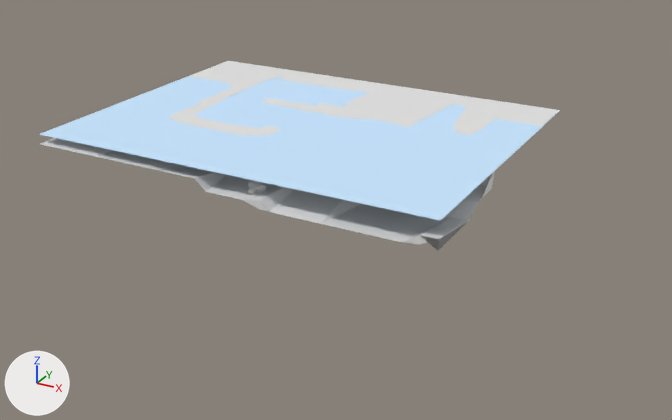
A saved change to the Blender file eurathlon2015-underwater/data/eurathlon/environment/map.blend.
One viewpoint serves both versions: a 50 mm camera at (1192.0, -2020.0, 775.0) aimed at (183.0, -185.0, -143.0). The axes (+X, +Y, +Z) are drawn at lower left. The lights are the same throughout.

The first picture shows 'Plane', 'Suzanne.002', 'Water'.
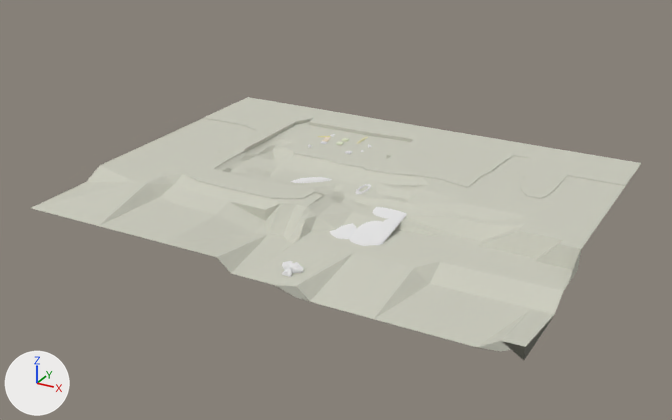
Where the newer file only moved an object's origin or applied its transform, the numbers keep the older frame.

What differs and where, as boxes [x1, y1, x2, y2] in the pictures (672 x 420 px):
'Plane', recoloured, mesh moved (white to grey): before [40, 61, 560, 251]; after [31, 97, 641, 360]
'Water', hidden: before [39, 62, 556, 220]
'Cylinder', reshaped, moved, turned, rescaled (not visible before): after [349, 207, 407, 246]
'Suzanne.002', mesh moved: before [248, 181, 266, 194]; after [282, 261, 303, 277]
'Cone.001', reshaped, moved, turned, rescaled (not visible before): after [329, 223, 357, 239]

Diff of the bpy script that builds the scene:
```diff
--- a/eurathlon2015-underwater/data/eurathlon/environment/map.blend.py
+++ b/eurathlon2015-underwater/data/eurathlon/environment/map.blend.py
@@ mat_material_006 @@
+mat_material_006 = diffuse_material('Material.006')
+mat_material_006.base_color = (0.605, 0.607, 0.523)  # light grey #ccccbf
@@ me_cone_001 @@
 me_cone_001.from_pydata(...)  # 33 vertices, 33 faces; spans x -1.0..1.0, y -1.0..1.0, z -1.0..1.0
 # used by ob_cone_001; location = (85.0, -144.0, -35.0); rotation_euler = (0.0818, 0.0, 0.0), in degrees (4.7, 0, 0); scale = (43.1, -91.1, 3.41)
+# me_cone_001 part 1: the whole mesh is multiplied about its middle by the matrix ((43.108, 0.0, 0.0), (0.0, -90.811, -0.279), (0.0, -7.448, 3.397))
@@ me_cylinder @@
 me_cylinder.from_pydata(...)  # 64 vertices, 34 faces; spans x -1.0..1.0, y -1.0..1.0, z -1.0..1.0
 # used by ob_cylinder; location = (138.0, -166.0, -38.0); rotation_euler = (-1.397, 0.0, 0.0), in degrees (-80, 0, 0); scale = (37.2, -4.82, 100.0)
+# me_cylinder part 2: the whole mesh is multiplied about its middle by the matrix ((37.165, 0.0, 0.0), (0.0, -0.832, 98.924), (0.0, 4.743, 17.354))
@@ me_plane_001 @@
 me_plane_001.from_pydata(...)  # 1376 vertices, 1323 faces; spans x -1.0..1.0, y -1.0..1.0, z -66.3..1.0
 # used by ob_plane; location = (0.0, 0.0, 0.0); scale = (550.0, 419.0, 1.0)
+# me_plane_001 part 3: the whole mesh is moved by (0.5, -0.7, 0.0)
+me_plane_001.materials.append(mat_material_006)  # light grey #ccccbf
@@ me_suzanne_002 @@
 me_suzanne_002.from_pydata(...)  # 507 vertices, 500 faces; spans x -1.37..1.37, y -0.85..0.85, z -0.98..0.98
 # used by ob_suzanne_002; location = (69.0, -359.0, -55.0); rotation_euler = (-1.276, 0.0, 0.0), in degrees (-73, 0, 0); scale = (27.1, 24.7, 20.3)
+# me_suzanne_002 part 4: the whole mesh is moved by (10.49, -3.63, -14.59)
@@ ob_water @@
 ob_water.scale = (551.0, 416.0, 63.0)
+ob_water.hide_viewport = True
@@ ob_cone_001 @@
 ob_cone_001 = bpy.data.objects.new('Cone.001', me_cone_001)
-ob_cone_001.location = (85.0, -144.0, -35.0)
-ob_cone_001.rotation_euler = (0.0818, 0.0, 0.0)  # degrees (4.7, 0, 0)
-ob_cone_001.scale = (43.1, -91.1, 3.41)
+ob_cone_001.location = (369.0, -453.0, -35.0)
@@ ob_cylinder @@
 ob_cylinder = bpy.data.objects.new('Cylinder', me_cylinder)
-ob_cylinder.location = (138.0, -166.0, -38.0)
-ob_cylinder.rotation_euler = (-1.397, 0.0, 0.0)  # degrees (-80, 0, 0)
-ob_cylinder.scale = (37.2, -4.82, 100.0)
+ob_cylinder.location = (422.0, -475.0, -38.0)
```
